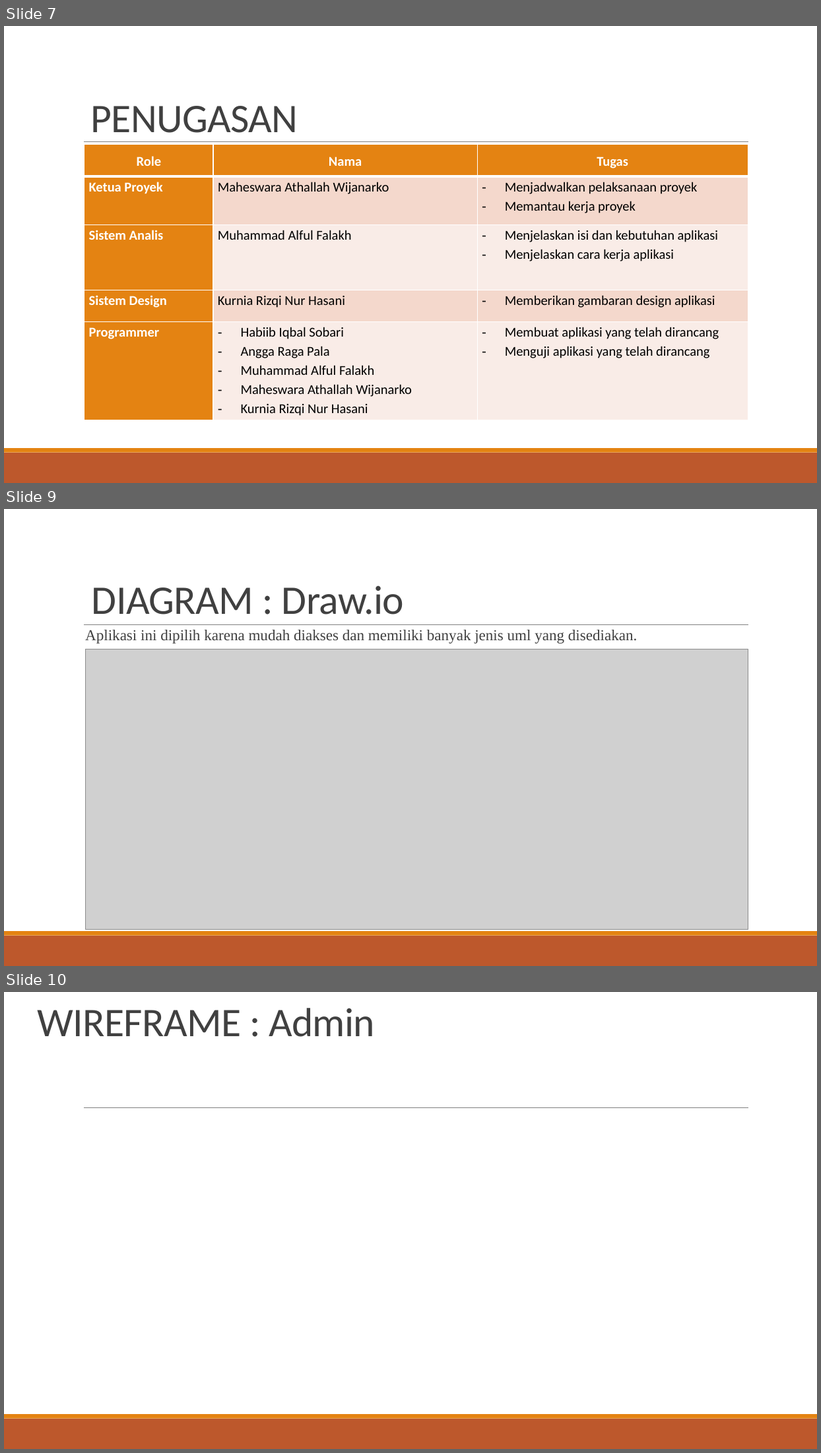
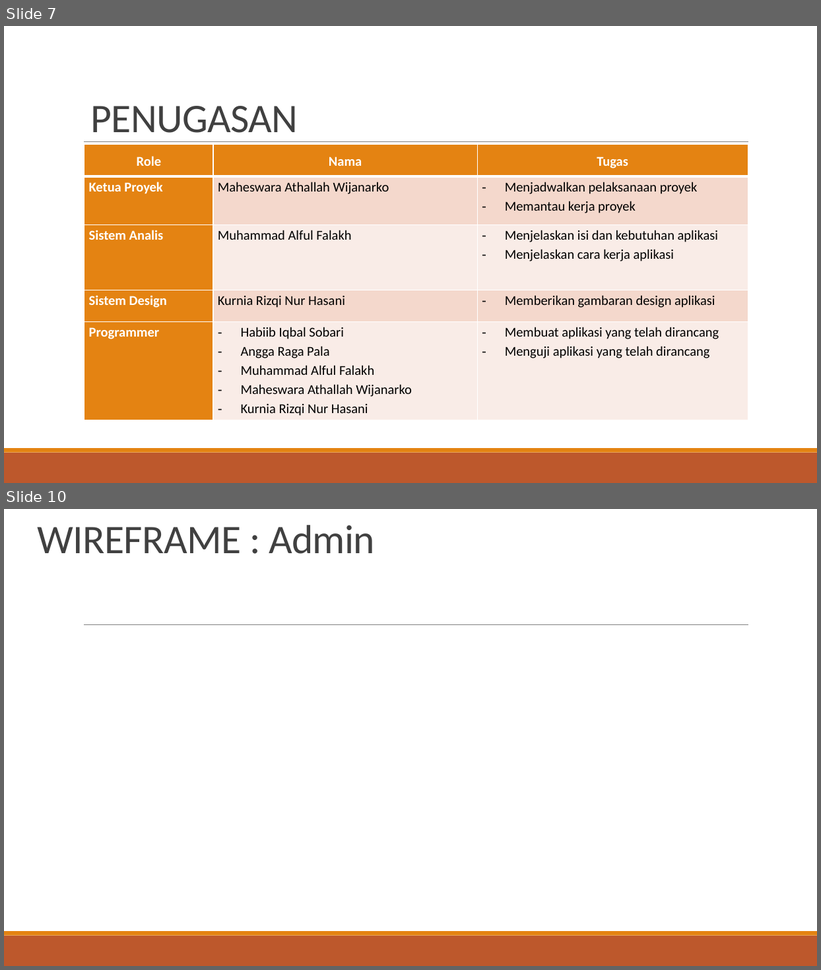
Before and after one commit to MaheswaraAW/-PPL4611, a slide deck: Aplikasi Catalog Board Game.pptx. Shown one above the other, each under a label of ours: slides 7, 9 and 10 before the commit, slides 7 and 10 after it; the slides between them are not shown. The pictures are 821x1453 and 821x970 pixels, drawn with LibreOffice and Linux fonts; fonts in the diff are those of the drawing; grey boxes stand for pictures; background and template pictures are left out. Boxes give left, top, right and bottom in pixels: in the first picture for what was removed or moved away, otherwise in the second. Text is boxed around its words. In the diff, an @@ line names an element or a change of style, - is before the commit and + after.

```diff
--- a/Aplikasi Catalog Board Game.pptx
+++ b/Aplikasi Catalog Board Game.pptx
@@ slide 9 removed at (x1=4, y1=509, x2=817, y2=966), background #FFFFFF; not listed: 3 template elements that a slide beside it also shows @@
@@ title removed at (x1=91, y1=586, x2=405, y2=615) @@
-DIAGRAM : Draw.io
@@ text removed at (x1=85, y1=630, x2=637, y2=644) @@
-  Aplikasi ini dipilih karena mudah diakses dan memiliki banyak jenis uml yang disediakan.
@@ picture removed at (x1=85, y1=650, x2=748, y2=929) @@
```
Also in this commit, not shown: 1 slide changed, 1 slide added, 1 other file.
